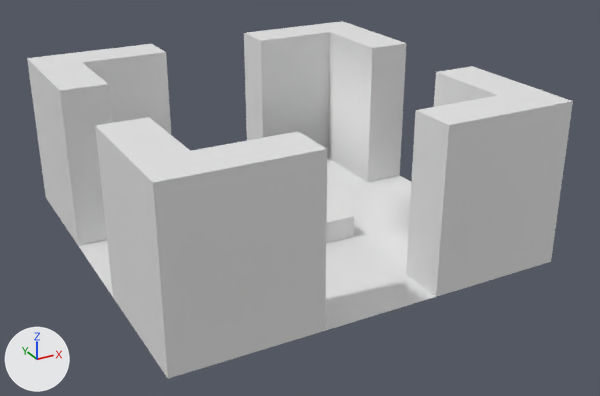
Two versions of the FBX model Assets/TileSet/PathFountain.fbx, one commit apart.
Both versions are drawn from a 50 mm lens placed at (-7.83, -11.03, 8.24), pointed at (0.24, 3.65, 0.91). Lighting does not change. The marker at lower left points along +X, +Y and +Z.

Objects in the first picture: 'PathFountain'.
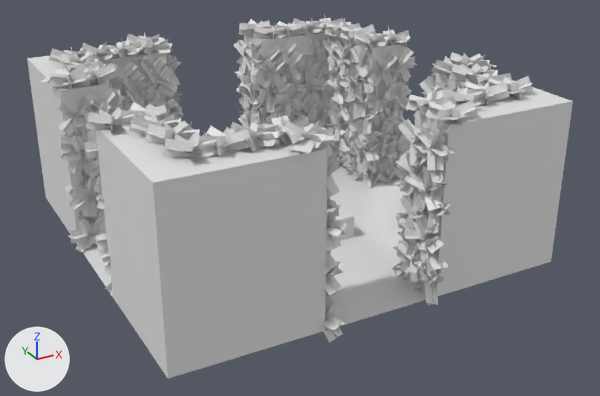
Commit message: Leaves fix

Pixel boxes (x1, y1, x2, y2) of what changed, in the pictures (600 x 396 px):
'PathFountainLeaves', added: after (41, 14, 533, 342)

The edits, one by one:
Mesh me_cylinder_003 is new.
It has 14808 vertices, 3702 faces and spans x -4.52..4.52, y -0.3..8.77, z -0.27..3.89.
Object 'PathFountainLeaves' (ob_pathfountainleaves) is new; it shows me_cylinder_003.
Its location is (0.0, 0.0, 0.0).
